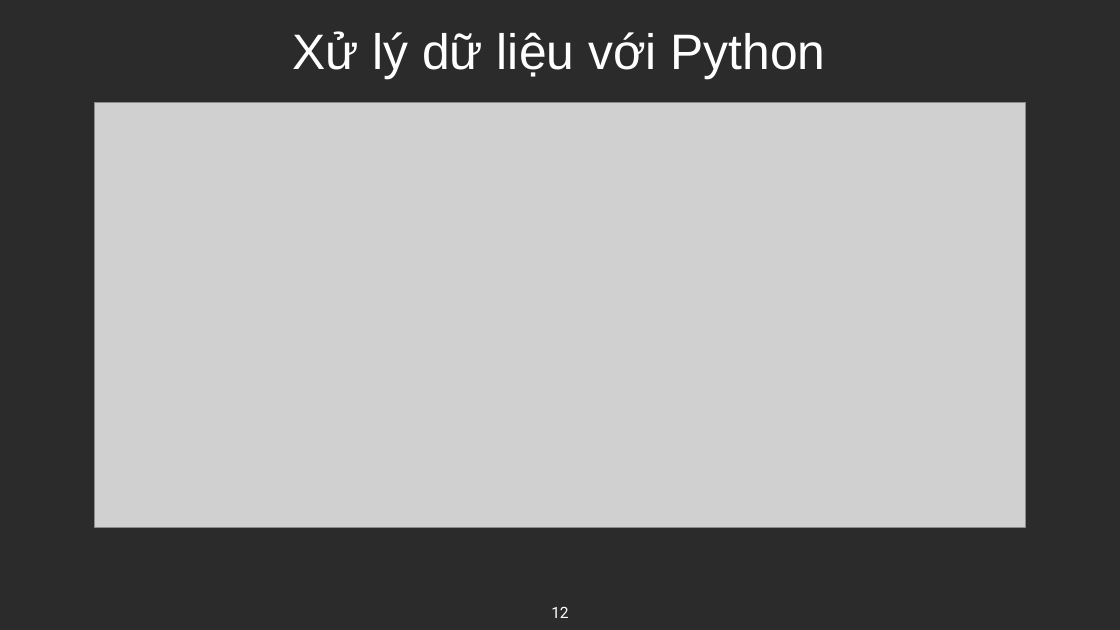
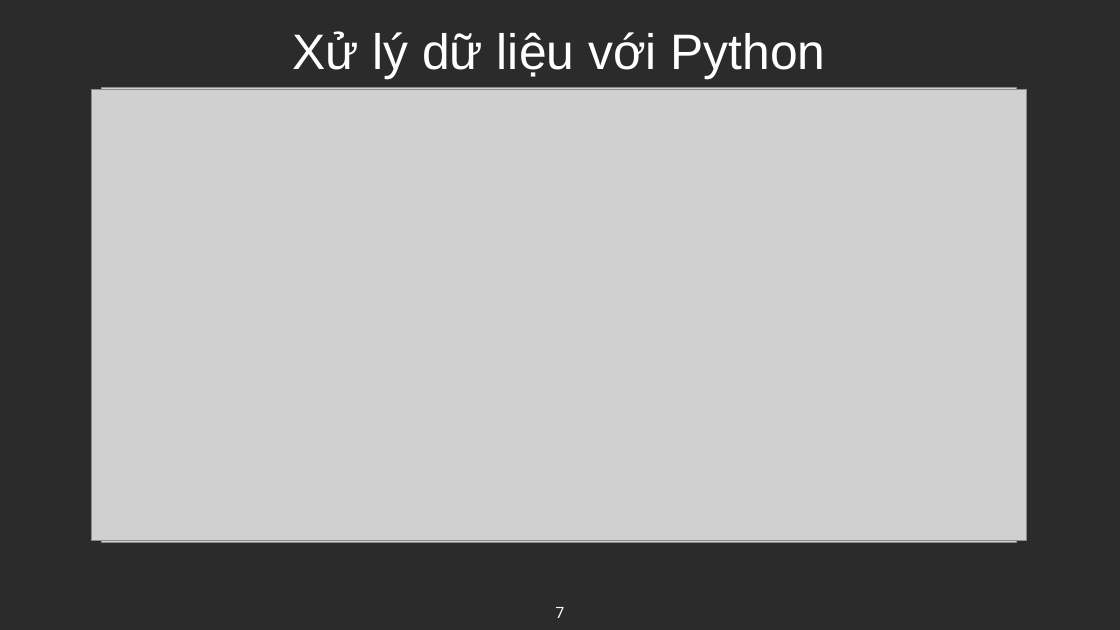
Before and after one commit to duckhhbg/KHDL, a slide deck: slide 7 of KHDL.pptx (slide 12 before the commit). Drawn at 1120x630 pixels with LibreOffice and Linux fonts; fonts in the diff are those of the drawing; grey boxes stand for pictures; background and template pictures are left out; a plain dark background stands for a picture behind light text. Boxes give left, top, right and bottom in pixels: in the first picture for what was removed or moved away, otherwise in the second. Text is boxed around its words. In the diff, an @@ line names an element or a change of style, - is before the commit and + after.

```diff
--- a/KHDL.pptx
+++ b/KHDL.pptx
@@ picture added at [102,87,1017,542] @@
@@ picture added at [92,90,1027,541] @@
@@ page number at [556,607,565,618]: text changed @@
-12
+7
```
Also in this commit, not shown: 3 other slides changed, 1 slide added, 11 slides removed, 1 other file.
